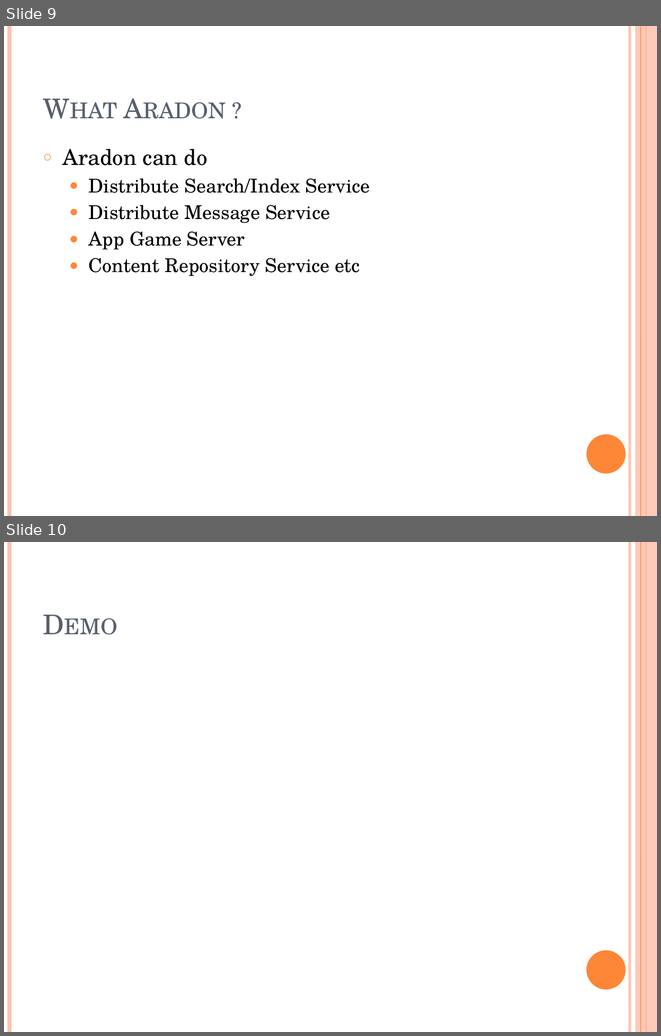
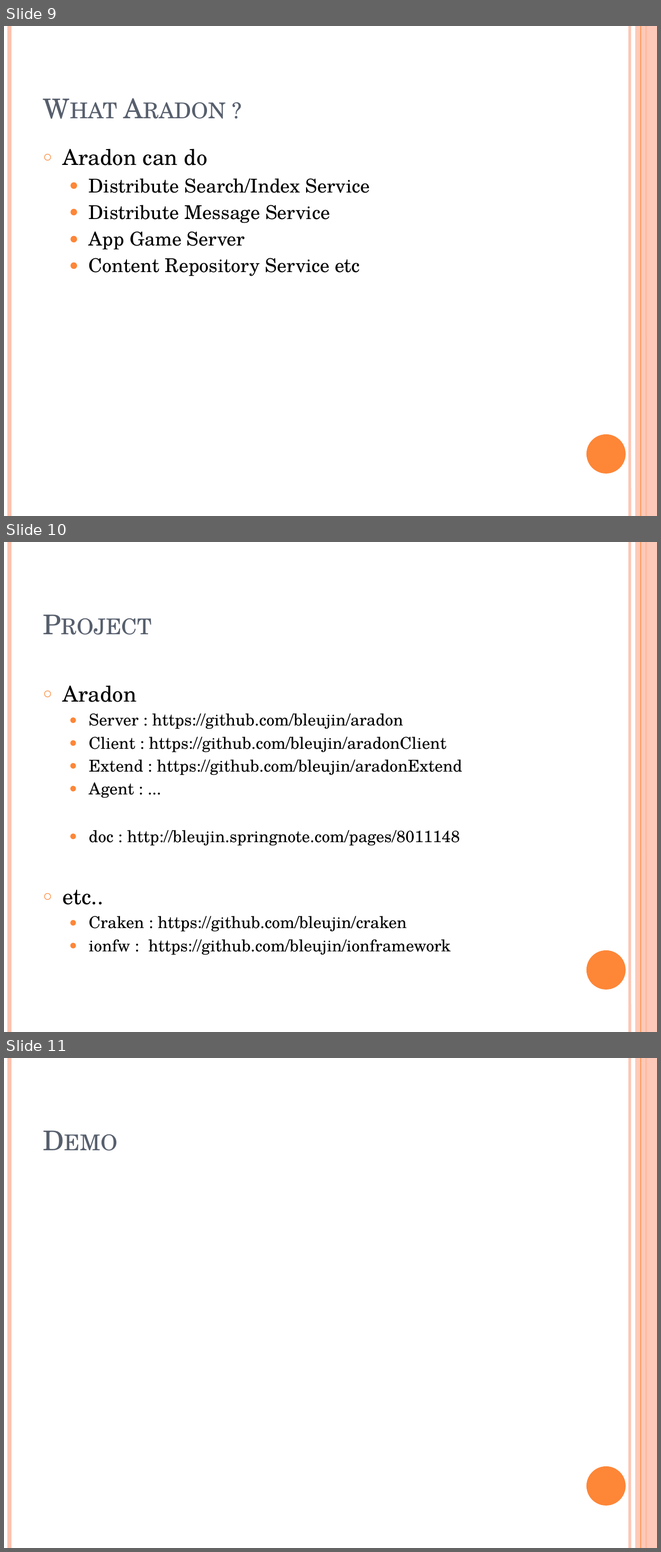
Before and after one commit to bleujin/aradon, a slide deck: resource/docs/ServicePlatformAradon.pptx. Shown one above the other, each under a label of ours: slides 9 and 10 before the commit, slides 9, 10 and 11 after it. The pictures are 661x1036 and 661x1552 pixels, drawn with LibreOffice and Linux fonts; fonts in the diff are those of the drawing. Boxes give left, top, right and bottom in pixels: in the first picture for what was removed or moved away, otherwise in the second. Text is boxed around its words. In the diff, an @@ line names an element or a change of style, - is before the commit and + after.

```diff
--- a/resource/docs/ServicePlatformAradon.pptx
+++ b/resource/docs/ServicePlatformAradon.pptx
@@ slide 10 added at box(4, 542, 657, 1032), background #FFFFFF; not listed: 6 template elements that a slide beside it also shows @@
@@ title added at box(37, 562, 570, 643), 30 pt, text #575F6D, small capitals @@
+Project
@@ text added at box(63, 685, 462, 955), 18 pt, text #000000 @@
+○ Aradon
+  ● Server : https://github.com/bleujin/aradon
+  ● Client : https://github.com/bleujin/aradonClient
+  ● Extend : https://github.com/bleujin/aradonExtend
+  ● Agent : ...
+  ● doc : http://bleujin.springnote.com/pages/8011148
+○ etc..
+  ● Craken : https://github.com/bleujin/craken
+  ● ionfw : https://github.com/bleujin/ionframework
@@ what was slide 10 is now slide 11 @@
```
Also in this commit, not shown: 1 slide changed, 1 other file.
